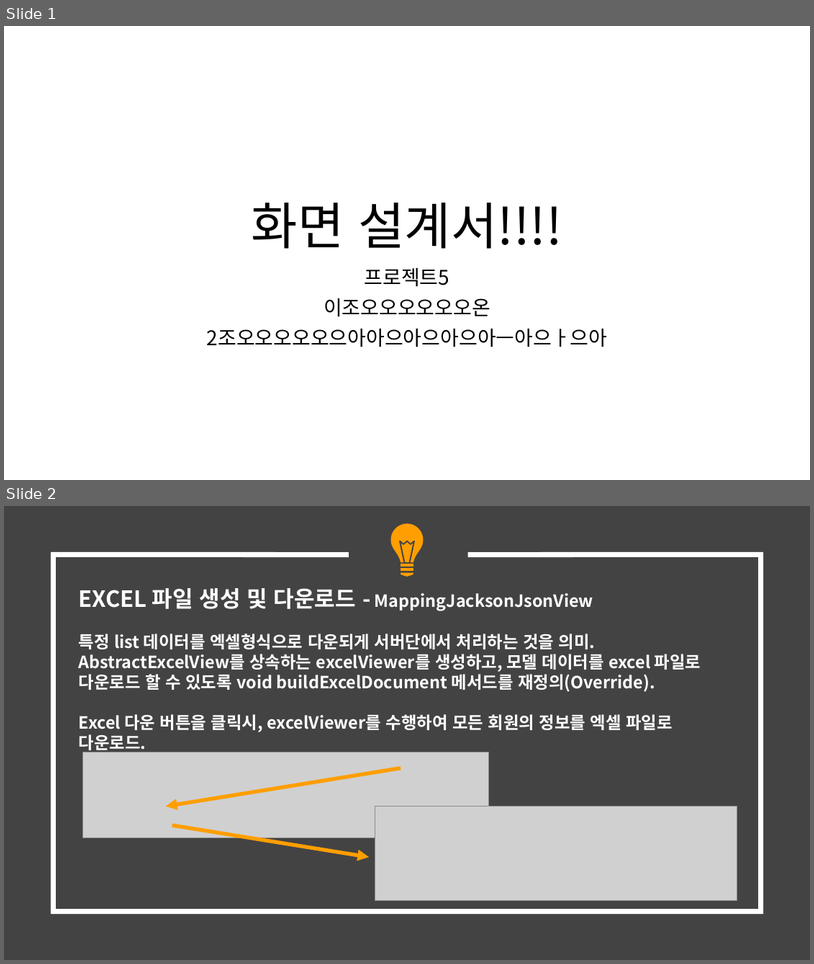
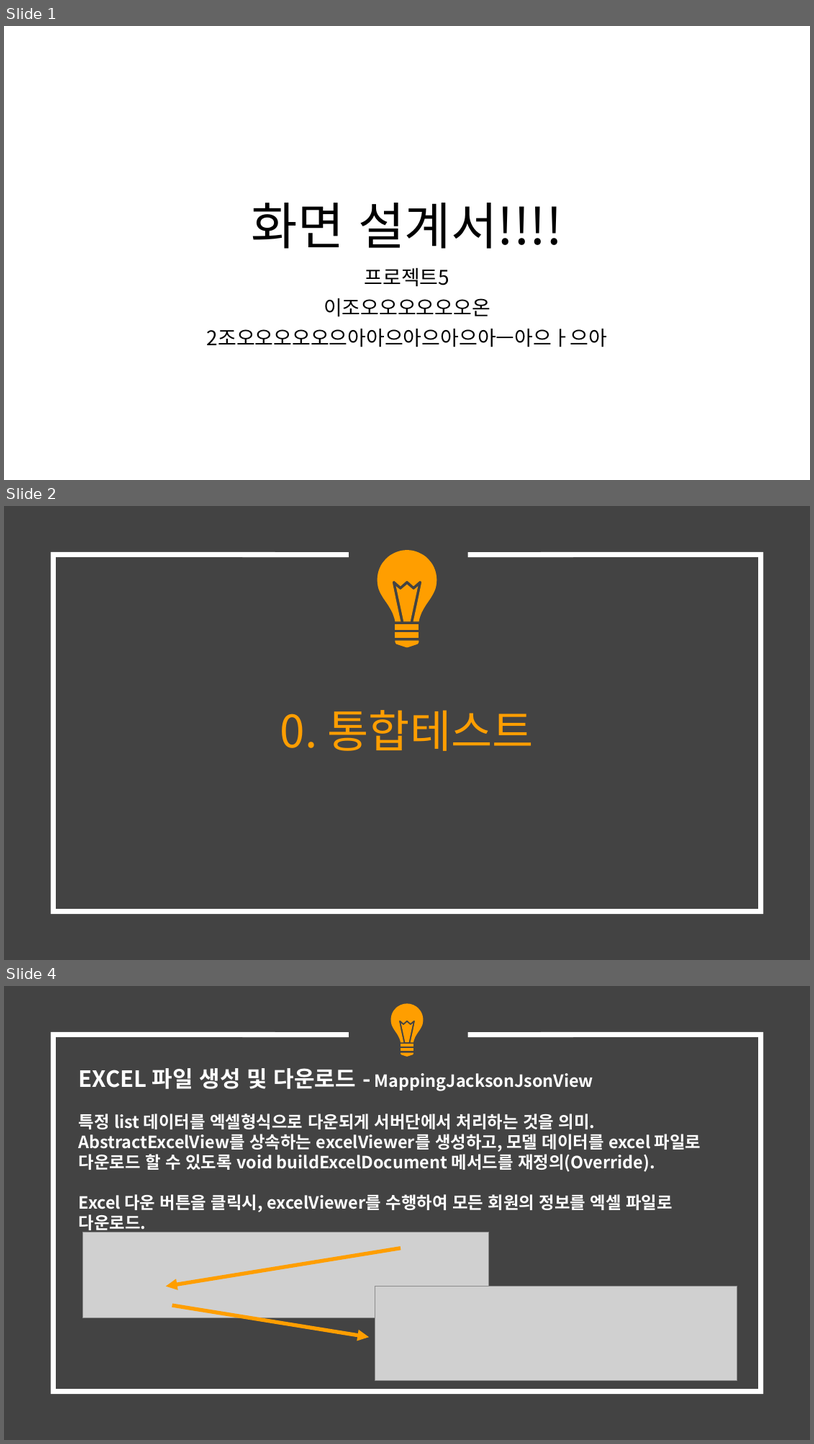
Before and after one commit to hhsw07/ezen-academy-projects, a slide deck: 0 발표용 파워포인트/0608 5차발표/0608 project06 - 파워포인트 - 송우.pptx. Shown one above the other, each under a label of ours: slides 1 and 2 before the commit, slides 1, 2 and 4 after it; the slides between them are not shown. The pictures are 814x964 and 814x1444 pixels, drawn with LibreOffice and Linux fonts; fonts in the diff are those of the drawing; grey boxes stand for pictures. Boxes give left, top, right and bottom in pixels: in the first picture for what was removed or moved away, otherwise in the second. Text is boxed around its words. In the diff, an @@ line names an element or a change of style, - is before the commit and + after.

```diff
--- a/0 발표용 파워포인트/0608 5차발표/0608 project06 - 파워포인트 - 송우.pptx
+++ b/0 발표용 파워포인트/0608 5차발표/0608 project06 - 파워포인트 - 송우.pptx
@@ slide 2 added at bbox=[4, 506, 810, 960], background #434343; not listed: 1 template element that a slide beside it also shows @@
@@ group added at bbox=[377, 550, 437, 647]: 5 freeform shapes @@
@@ title added at bbox=[280, 710, 534, 751], 53.3 pt, text #FF9E00 @@
+0. 통합테스트
@@ what was slide 2 is now slide 4 @@
```
Also in this commit, not shown: 1 other slide added, 1 other file.
